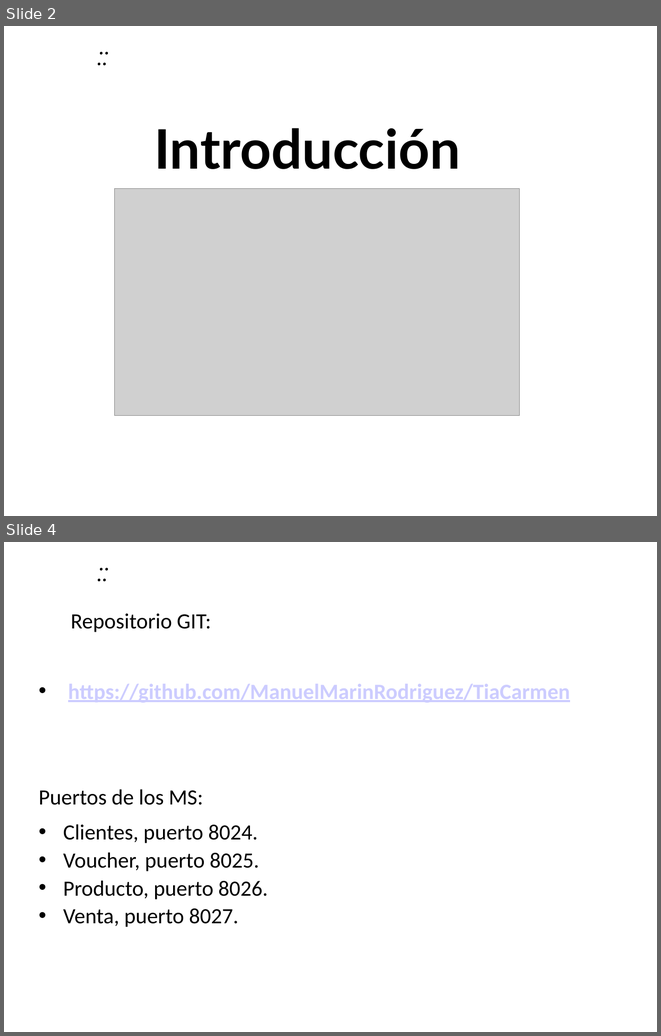
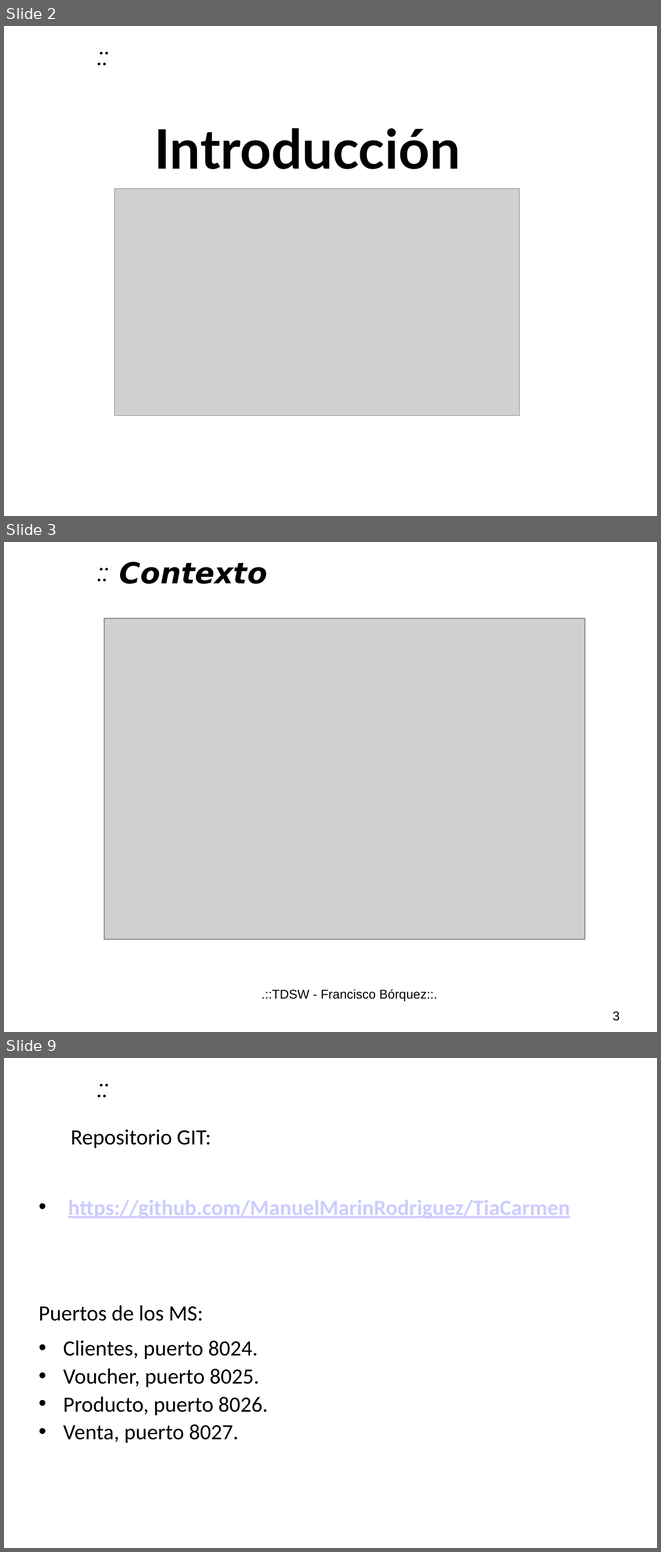
Before and after one commit to ManuelMarinRodriguez/TiaCarmen, a slide deck: Scripts y Documentación/Presentación Producto.pptx. Shown one above the other, each under a label of ours: slides 2 and 4 before the commit, slides 2, 3 and 9 after it; the slides between them are not shown. The pictures are 661x1036 and 661x1552 pixels, drawn with LibreOffice and Linux fonts; fonts in the diff are those of the drawing; grey boxes stand for pictures; background and template pictures are left out. Boxes give left, top, right and bottom in pixels: in the first picture for what was removed or moved away, otherwise in the second. Text is boxed around its words. In the diff, an @@ line names an element or a change of style, - is before the commit and + after.

```diff
--- a/Scripts y Documentación/Presentación Producto.pptx
+++ b/Scripts y Documentación/Presentación Producto.pptx
@@ slide 3 added at [4, 542, 657, 1032], background picture (left out); not listed: 1 template element that a slide beside it also shows @@
@@ title added at [120, 562, 267, 584], 32 pt, text #000000, bold, italic @@
+Contexto
@@ picture added at [105, 618, 585, 939] @@
@@ text added at [262, 989, 437, 1001], 14 pt, text #000000 @@
+.::TDSW - Francisco Bórquez::.
@@ page number added at [612, 1011, 619, 1021], 14 pt, text #000000 @@
+3
@@ what was slide 4 is now slide 9 @@
```
Also in this commit, not shown: 1 slide changed, 5 other slides added, 7 slides removed.
